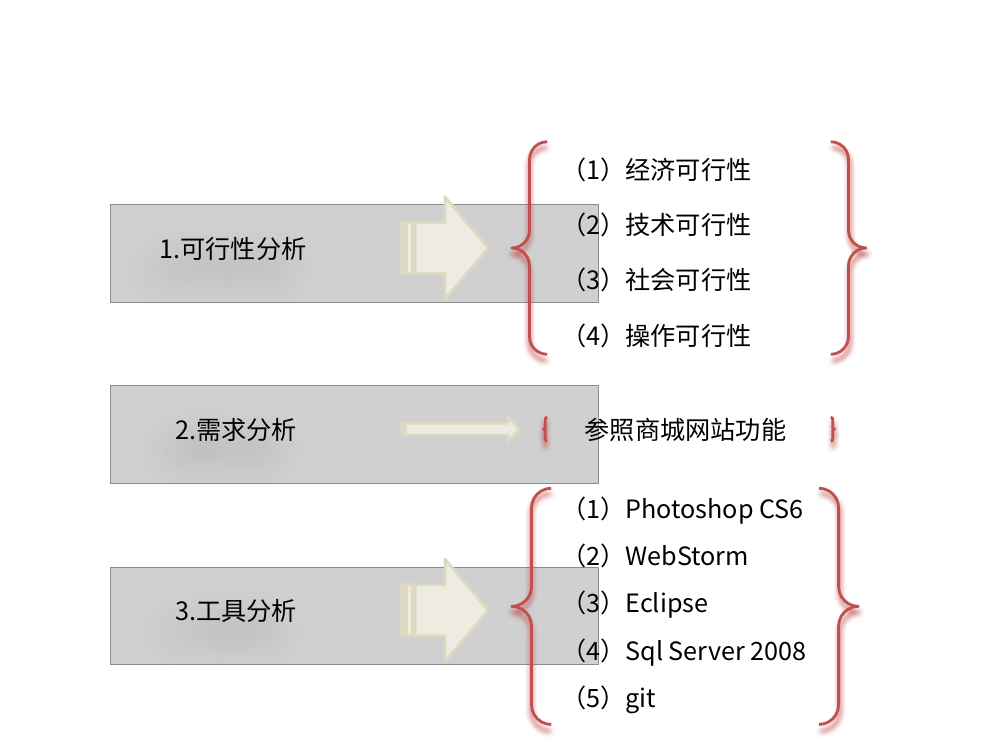
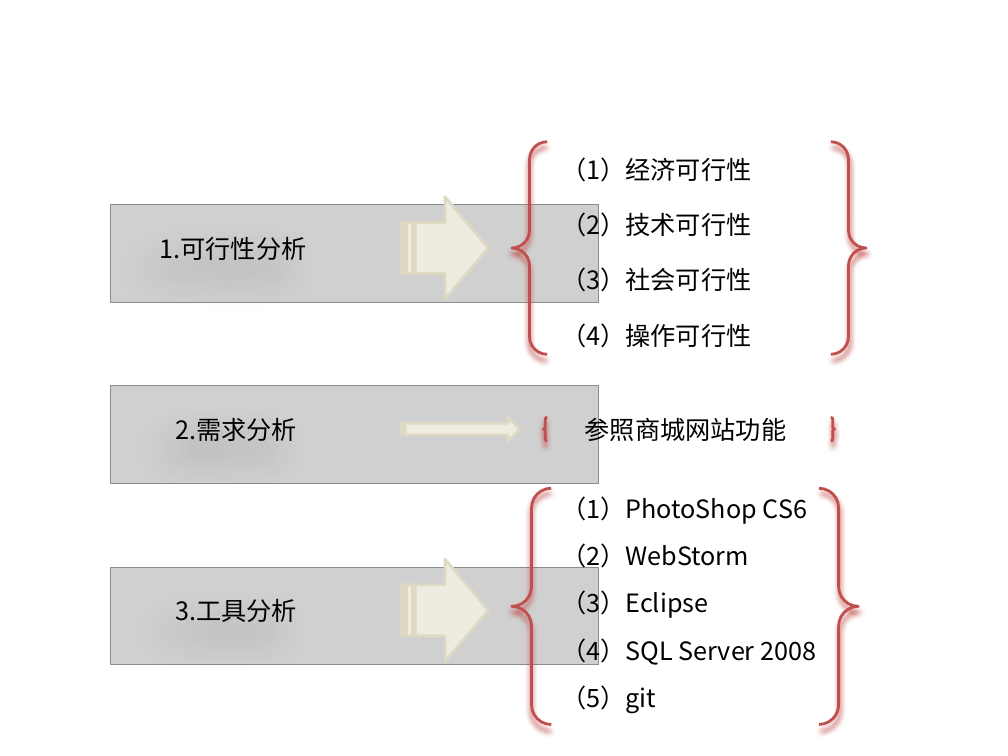
Before and after one commit to lililna/MyBibased, a slide deck: slide 5 of public/论文完整/娜答辩.pptx. Drawn at 1008x756 pixels with LibreOffice and Linux fonts; fonts in the diff are those of the drawing; grey boxes stand for pictures; background and template pictures are left out. Boxes give left, top, right and bottom in pixels: in the first picture for what was removed or moved away, otherwise in the second. Text is boxed around its words. In the diff, an @@ line names an element or a change of style, - is before the commit and + after.

```diff
--- a/public/论文完整/娜答辩.pptx
+++ b/public/论文完整/娜答辩.pptx
@@ text at bbox=[561, 496, 807, 524]: text changed @@
-（1）Photoshop CS6
+（1）PhotoShop CS6
@@ text at bbox=[561, 634, 816, 665]: text changed @@
-（4）Sql Server 2008
+（4）SQL Server 2008
```
Also in this commit, not shown: 4 other slides changed, 1 slide added, 1 other file.
